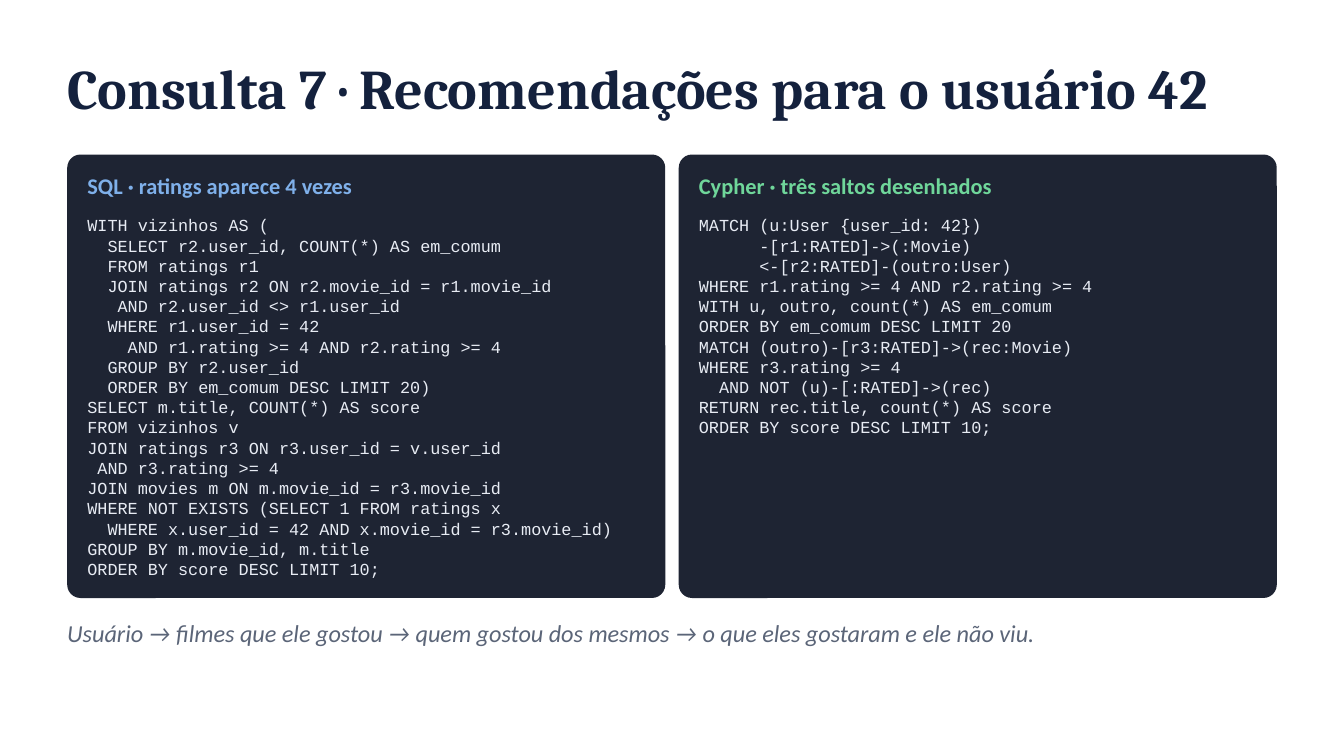
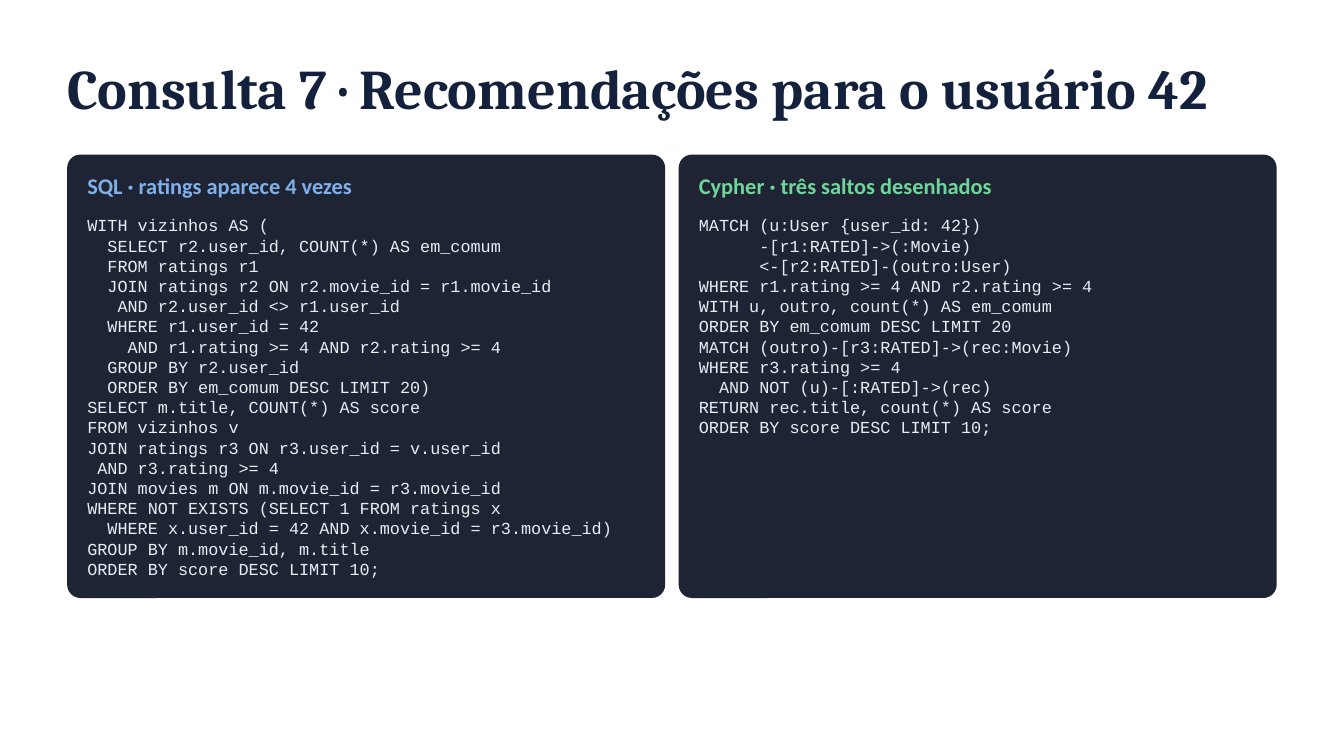
Before and after one commit to FineiasAntonio/BancoDeDados, a slide deck: slide 12 of docs/apresentacao.pptx (slide 13 before the commit). Drawn at 1344x756 pixels with LibreOffice and Linux fonts; fonts in the diff are those of the drawing. Boxes give left, top, right and bottom in pixels: in the first picture for what was removed or moved away, otherwise in the second. Text is boxed around its words. In the diff, an @@ line names an element or a change of style, - is before the commit and + after.

```diff
--- a/docs/apresentacao.pptx
+++ b/docs/apresentacao.pptx
@@ text removed at (x1=67, y1=625, x2=1034, y2=646) @@
-Usuário → filmes que ele gostou → quem gostou dos mesmos → o que eles gostaram e ele não viu.
```
Also in this commit, not shown: 9 other slides changed, 2 slides removed.
